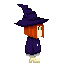
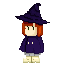
Layered file, before and after one edit (64px x 64px). Changes by layer:
hid group "Group 2 copy 3" (3 layers) over [14, 3, 49, 63]
painted on "Layer 7" (1st of 2, in "Group 2 copy 3") over [14, 4, 49, 63]
showed group "Group 1" (2 layers) over [15, 3, 50, 63]
painted on "Layer 2" (3rd of 3, in "Group 1") over [15, 3, 50, 27]
